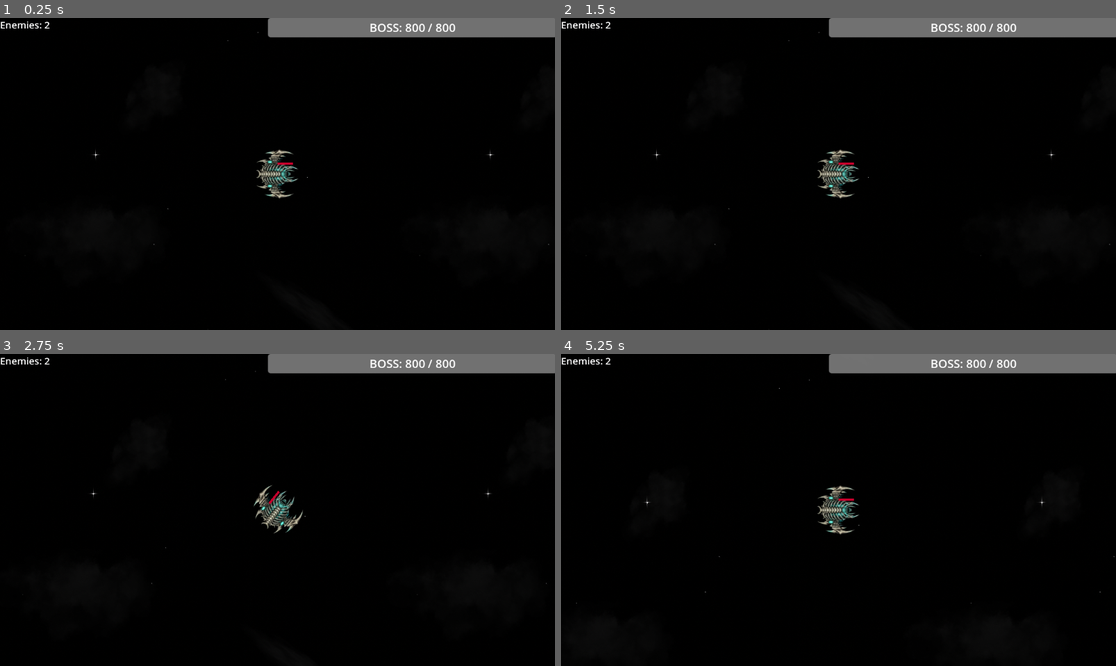
Above: before the commit, frames 1-4 (two rows, left to right).
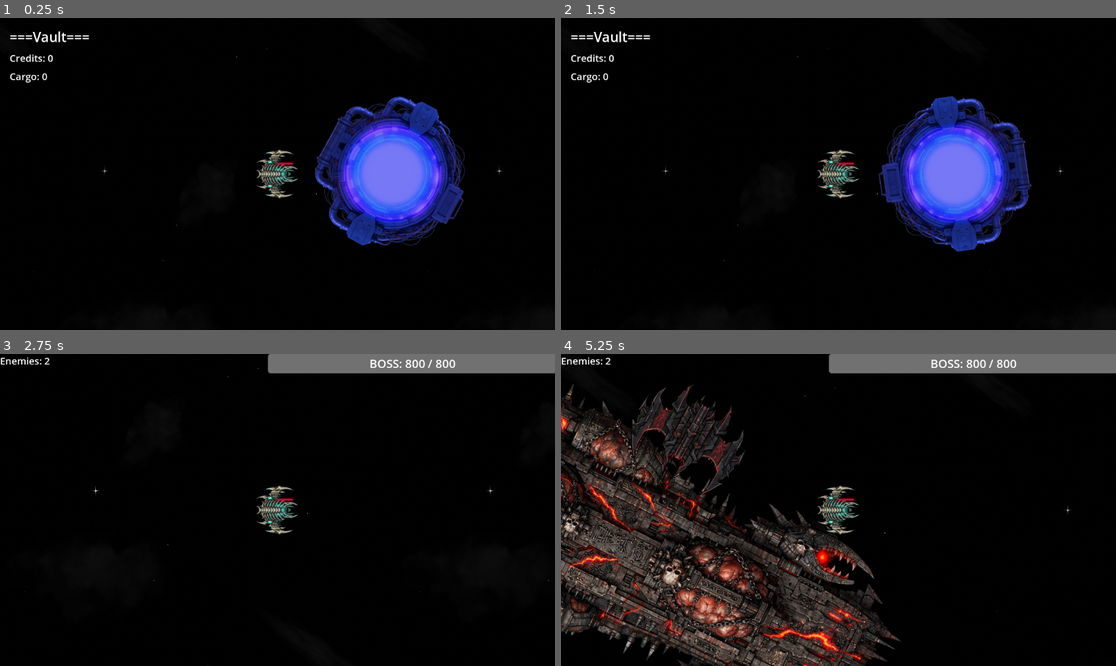
Above: after the commit, the same moments.

Repository: c0nqr/DeepSectorOperator_v1
Game: Godot game, scene res://scenes/levels/HomeMap.tscn
The game is run twice, just before and just after one commit, with the same random seed, the same clock (stepped at 60 frames per second) and the same inputs. Before the commit the project starts from res://scenes/player/TestLevel.tscn.
Inputs (mouse positions are in pixels of both pictures, inside the frame that each line leads up to):
- Up to frame 1 (0.25 s): no input
- Up to frame 2 (1.5 s): move the mouse to (960, 158) at 0.52 s; hold M (call_freighter) 0.53-1.28 s; move the mouse to (727, 189) at 1.27 s; tap Space (fire_weapon) at 1.35 s
- Up to frame 3 (2.75 s): move the mouse to (333, 441) at 2.02 s; press the mouse at (333, 441) at 2.03 s
- Up to frame 4 (5.25 s): move the mouse to (810, 572) at 2.77 s; release the mouse at (810, 572) at 2.78 s; tap Tab (target_cycle) at 2.85 s; tap Enter at 3.5 s; move the mouse to (1005, 556) at 3.52 s; hold M (call_freighter) 3.53-4.28 s; move the mouse to (672, 463) at 4.27 s; tap Space (fire_weapon) at 4.35 s; move the mouse to (866, 510) at 5.02 s; press the mouse at (866, 510) at 5.03 s

The runs differ from the first frame. In frame 1, 13% of the frame differs, in the area x 0-100%, y 0-78%; in frame 2, 13%; in frame 3, 0.7%; in frame 4, 26%, in the area x 0-100%, y 8-100%.

Commit message:
end of phase 1
done with claude sonnet 4.5 setup. still some broken things like freighter doesnt take damage and boss doesnt shoot laser.

Diff:
--- a/project.godot
+++ b/project.godot
@@ -11,7 +11,7 @@
 [application]
 
 config/name="Deep Sector Operator"
-run/main_scene="uid://cjjor362gsml6"
+run/main_scene="uid://bbloqi5c5obf7"
 config/features=PackedStringArray("4.5", "Forward Plus")
 config/icon="res://assets/icon.svg"
 
--- a/scenes/Freighter/Freighter.gd
+++ b/scenes/Freighter/Freighter.gd
@@ -122,7 +122,7 @@
 		return
 
 	var drone: CharacterBody2D = drone_scene.instantiate()
-	get_tree().root.add_child(drone)
+	get_tree().current_scene.add_child(drone)
 	drone.global_position = drone_spawn_point.global_position
 	drone.initialize(assigned_resource_node, self)
 
@@ -143,6 +143,22 @@
 		drone.initialize(node, self)
 		active_drone = drone
 		drone.drone_destroyed.connect(_on_drone_destroyed)
+
+func _spawn_replacement_drone(node: StaticBody2D) -> void:
+	if drone_scene == null:
+		return
+
+	if node == null or !is_instance_valid(node):
+		print("Resource node no longer exists, cannot spawn replacement drone")
+		return
+
+	var drone: CharacterBody2D = drone_scene.instantiate()
+	get_tree().current_scene.add_child(drone)
+	drone.global_position = drone_spawn_point.global_position
+	drone.initialize(node, self)
+	active_drone = drone
+	drone.drone_destroyed.connect(_on_drone_destroyed)
+	print("Replacement drone deployed after 5 second delay")
 
 
 func add_cargo(amount: int) -> void:
--- a/scenes/enemies/Enemy.gd
+++ b/scenes/enemies/Enemy.gd
@@ -121,12 +121,11 @@
 		return
 
 	var projectile: Area2D = projectile_scene.instantiate()
-	get_tree().root.add_child(projectile)
+	get_tree().current_scene.add_child(projectile)
 	projectile.global_position = global_position
 
 	var fire_direction: Vector2 = (current_target.global_position - global_position).normalized()
 	projectile.initialize(fire_direction, rotation)
-
 
 func find_nearest_target() -> void:
 	var potential_targets: Array[Node2D] = []
--- /dev/null
+++ b/scenes/levels/HomeMap.gd
@@ -0,0 +1,13 @@
+extends Node2D
+
+@onready var player: CharacterBody2D = $Player
+
+
+func _ready() -> void:
+	print("=== HOME MAP LOADED ===")
+	print("Vault Credits: ", GlobalData.vault.credits)
+	print("Current Cargo: ", GlobalData.cargo.current_resources)
+
+	if LevelManager:
+		LevelManager.register_level_root(self)
+		LevelManager.register_player(player)
--- a/scenes/levels/HomeMap.tscn
+++ b/scenes/levels/HomeMap.tscn
@@ -1,15 +1,39 @@
-[gd_scene load_steps=3 format=3 uid="uid://bbloqi5c5obf7"]
+[gd_scene load_steps=7 format=3 uid="uid://bbloqi5c5obf7"]
 
-[ext_resource type="Texture2D" uid="uid://4vhrcupywsqf" path="res://assets/gate1.png" id="1_5j8lu"]
-
-[sub_resource type="CircleShape2D" id="CircleShape2D_03cd5"]
+[ext_resource type="Script" uid="uid://ci6xa4vc7717u" path="res://scenes/levels/HomeMap.gd" id="1_ysfgw"]
+[ext_resource type="Texture2D" uid="uid://bhuryfnojcm6s" path="res://assets/SpaceLax1-Stars.png" id="2_5ncun"]
+[ext_resource type="Texture2D" uid="uid://bpqrutypcyoye" path="res://assets/SpaceLax1-Gas.png" id="3_i7l5b"]
+[ext_resource type="PackedScene" uid="uid://b1kn7nbt802wj" path="res://scenes/player/Player.tscn" id="4_pitbg"]
+[ext_resource type="PackedScene" uid="uid://b0hshtfr52fux" path="res://scenes/levels/Portal.tscn" id="5_wru4p"]
+[ext_resource type="PackedScene" uid="uid://cvqoq55wcwb4e" path="res://scenes/ui/HomeMapUI.tscn" id="6_5ncun"]
 
 [node name="HomeMap" type="Node2D"]
+script = ExtResource("1_ysfgw")
 
-[node name="Area2D" type="Area2D" parent="."]
+[node name="Parallax2D" type="Parallax2D" parent="."]
+scroll_scale = Vector2(0.05, 0.05)
+repeat_size = Vector2(1024, 1024)
+repeat_times = 6
 
-[node name="Sprite2D" type="Sprite2D" parent="Area2D"]
-texture = ExtResource("1_5j8lu")
+[node name="Sprite2D" type="Sprite2D" parent="Parallax2D"]
+texture = ExtResource("2_5ncun")
 
-[node name="CollisionShape2D" type="CollisionShape2D" parent="Area2D"]
-shape = SubResource("CircleShape2D_03cd5")
+[node name="Parallax2D2" type="Parallax2D" parent="."]
+scroll_scale = Vector2(0.3, 0.3)
+repeat_size = Vector2(1024, 1024)
+repeat_times = 6
+
+[node name="Sprite2D" type="Sprite2D" parent="Parallax2D2"]
+texture = ExtResource("3_i7l5b")
+
+[node name="Player" parent="." instance=ExtResource("4_pitbg")]
+position = Vector2(500, 300)
+
+[node name="Portal" parent="." instance=ExtResource("5_wru4p")]
+position = Vector2(800, 300)
+portal_type = "test_level"
+
+[node name="Camera2D" type="Camera2D" parent="."]
+position = Vector2(500, 300)
+
+[node name="HomeMapUI" parent="." instance=ExtResource("6_5ncun")]
--- a/scenes/levels/Portal.gd
+++ b/scenes/levels/Portal.gd
@@ -12,7 +12,19 @@
 func _ready() -> void:
 	body_entered.connect(_on_body_entered)
 	add_to_group("portals")
-	print("Portal spawned: ", portal_type)
+
+	# Color code portals
+	if portal_type == "home":
+		sprite.modulate = Color(0.3, 1.0, 0.3)  # Green for home
+		print("Home Portal spawned")
+	elif portal_type == "next_level":
+		sprite.modulate = Color(1.0, 0.5, 0.0)  # Orange for next level
+		print("Next Level Portal spawned")
+	elif portal_type == "test_level":
+		sprite.modulate = Color(0.5, 0.5, 1.0)  # Blue for test level
+		print("Test Level Portal spawned")
+	else:
+		sprite.modulate = Color(1.0, 1.0, 1.0)  # White default
 
 
 func _process(delta: float) -> void:
@@ -24,8 +36,16 @@
 		print("Player entered portal: ", portal_type)
 		portal_entered.emit(portal_type)
 
-		if LevelManager:
-			if portal_type == "home":
-				LevelManager.transition_to_vault()
-			elif portal_type == "next_level":
-				LevelManager.transition_to_next_level()
+		call_deferred("_change_scene")
+
+
+func _change_scene() -> void:
+	if portal_type == "home":
+		get_tree().change_scene_to_file("res://scenes/levels/HomeMap.tscn")
+	elif portal_type == "next_level":
+		print("Next level not implemented yet - staying in current scene")
+		# TODO: Implement next level transition
+	elif portal_type == "test_level":
+		get_tree().change_scene_to_file("res://scenes/levels/TestLevel.tscn")
+	else:
+		push_error("Unknown portal type: " + portal_type)
--- a/scenes/player/TestLevel.gd
+++ b/scenes/levels/TestLevel.gd
@@ -5,10 +5,15 @@
 
 
 func _ready() -> void:
+	print("=== TEST LEVEL LOADED ===")
+
 	if LevelManager:
 		LevelManager.register_level_root(self)
 		LevelManager.portal_spawn_position = Vector2(1500, 0)
 		LevelManager.portal_scene = preload("res://scenes/levels/Portal.tscn")
+		LevelManager.current_state = LevelManager.LevelState.SCOUTING
 
 	if boss != null and boss_health_bar != null:
 		boss_health_bar.initialize(boss)
+
+	print("Current Cargo: ", GlobalData.cargo.current_resources)
--- a/scenes/player/TestLevel.tscn
+++ b/scenes/levels/TestLevel.tscn
@@ -1,6 +1,6 @@
 [gd_scene load_steps=11 format=3 uid="uid://cjjor362gsml6"]
 
-[ext_resource type="Script" uid="uid://ddsdvhq7ebick" path="res://scenes/player/TestLevel.gd" id="1_8m66r"]
+[ext_resource type="Script" uid="uid://ddsdvhq7ebick" path="res://scenes/levels/TestLevel.gd" id="1_8m66r"]
 [ext_resource type="PackedScene" uid="uid://b1kn7nbt802wj" path="res://scenes/player/Player.tscn" id="1_lqkqs"]
 [ext_resource type="PackedScene" uid="uid://ckfjf2nvuqp6k" path="res://scenes/enemies/Enemy.tscn" id="2_lasrm"]
 [ext_resource type="PackedScene" uid="uid://dx30chntocoqm" path="res://scenes/resources/ResourceNode.tscn" id="3_6q7ns"]
--- a/scenes/player/Player.gd
+++ b/scenes/player/Player.gd
@@ -148,12 +148,11 @@
 		return
 
 	var projectile: Area2D = projectile_scene.instantiate()
-	get_tree().root.add_child(projectile)
+	get_tree().current_scene.add_child(projectile)
 	projectile.global_position = weapon_mount.global_position
 
 	var fire_direction: Vector2 = Vector2.RIGHT.rotated(rotation)
 	projectile.initialize(fire_direction, rotation)
-
 
 func cycle_target() -> void:
 	var enemies: Array = get_tree().get_nodes_in_group("enemies")
@@ -246,4 +245,17 @@
 	print("Player took ", amount, " damage. HP: ", current_health, "/", max_health)
 
 	if current_health <= 0:
-		print("Player would die here (death deferred to Phase 4)")
+		die()
+
+
+func die() -> void:
+	print("=== PLAYER DIED ===")
+	print("Lost cargo: ", GlobalData.cargo.current_resources)
+
+	GlobalData.reset_cargo()
+
+	call_deferred("_change_to_home")
+
+
+func _change_to_home() -> void:
+	get_tree().change_scene_to_file("res://scenes/levels/HomeMap.tscn")
--- a/scenes/resources/ResourceNode.gd
+++ b/scenes/resources/ResourceNode.gd
@@ -3,16 +3,19 @@
 @export var max_resources: int = 100
 @export var mining_rate: int = 5
 @export var enemy_scene: PackedScene
-@export var spawn_interval_start: float = 5.0
-@export var spawn_interval_min: float = 2.0
-@export var spawn_acceleration: float = 0.9
+@export var enemies_per_wave: int = 10
+@export var total_waves: int = 3
+@export var delay_between_waves: float = 10.0
+@export var spawn_interval_within_wave: float = 0.5
 
 var current_resources: int = 0
 var is_mouse_hovering: bool = false
 var is_being_mined: bool = false
-var spawn_timer: float = 0.0
-var current_spawn_interval: float = 5.0
-var enemies_spawned: int = 0
+var current_wave: int = 0
+var enemies_spawned_this_wave: int = 0
+var wave_spawn_timer: float = 0.0
+var wave_delay_timer: float = 0.0
+var waiting_for_next_wave: bool = false
 
 @onready var hover_detector: Area2D = $HoverDetector
 @onready var parking_marker: Node2D = $ParkingMarker
@@ -25,7 +28,6 @@
 
 func _ready() -> void:
 	current_resources = max_resources
-	current_spawn_interval = spawn_interval_start
 	add_to_group("resource_nodes")
 
 	hover_detector.mouse_entered.connect(_on_mouse_entered)
@@ -58,13 +60,36 @@
 
 
 func process_wave_spawning(delta: float) -> void:
-	spawn_timer -= delta
+	if current_wave >= total_waves:
+		return
 
-	if spawn_timer <= 0.0:
+	if waiting_for_next_wave:
+		wave_delay_timer -= delta
+		if wave_delay_timer <= 0.0:
+			waiting_for_next_wave = false
+			current_wave += 1
+			enemies_spawned_this_wave = 0
+			wave_spawn_timer = 0.0
+
+			if current_wave < total_waves:
+				print(name, " - Wave ", current_wave + 1, " starting!")
+		return
+
+	wave_spawn_timer -= delta
+
+	if wave_spawn_timer <= 0.0 and enemies_spawned_this_wave < enemies_per_wave:
 		spawn_enemy()
-		spawn_timer = current_spawn_interval
+		enemies_spawned_this_wave += 1
+		wave_spawn_timer = spawn_interval_within_wave
 
-		current_spawn_interval = max(current_spawn_interval * spawn_acceleration, spawn_interval_min)
+		if enemies_spawned_this_wave >= enemies_per_wave:
+			if current_wave < total_waves - 1:
+				waiting_for_next_wave = true
+				wave_delay_timer = delay_between_waves
+				print(name, " - Wave ", current_wave + 1, " complete. Next wave in ", delay_between_waves, " seconds.")
+			else:
+				current_wave = total_waves
+				print(name, " - All waves complete!")
 
 
 func spawn_enemy() -> void:
@@ -73,12 +98,10 @@
 		return
 
 	var enemy: CharacterBody2D = enemy_scene.instantiate()
-	get_tree().root.add_child(enemy)
+	get_tree().current_scene.add_child(enemy)
 	enemy.global_position = enemy_spawn_point.global_position
 
-	enemies_spawned += 1
-	print("Wave enemy spawned (", enemies_spawned, ") at ", name)
-
+	print(name, " - Wave ", current_wave + 1, ": Enemy ", enemies_spawned_this_wave + 1, "/", enemies_per_wave, " spawned")
 
 func extract_resources(amount: int) -> int:
 	var extracted: int = min(amount, current_resources)
@@ -98,15 +121,16 @@
 
 func _on_mining_started() -> void:
 	is_being_mined = true
-	spawn_timer = spawn_interval_start
-	current_spawn_interval = spawn_interval_start
-	enemies_spawned = 0
-	print(name, " mining started - waves beginning")
+	current_wave = 0
+	enemies_spawned_this_wave = 0
+	wave_spawn_timer = 0.0
+	waiting_for_next_wave = false
+	print(name, " - Mining started. Wave 1 beginning!")
 
 
 func _on_mining_completed() -> void:
 	is_being_mined = false
-	print(name, " mining completed - waves stopped")
+	print(name, " - Mining completed. Waves stopped.")
 
 
 func _on_mouse_entered() -> void:
--- /dev/null
+++ b/scenes/ui/HomeMapUI.gd
@@ -0,0 +1,24 @@
+extends CanvasLayer
+
+@onready var vault_label: Label = $Container/VBoxContainer/VaultLabel
+@onready var cargo_label: Label = $Container/VBoxContainer/CargoLabel
+
+
+func _ready() -> void:
+	GlobalData.credits_changed.connect(_on_credits_changed)
+	GlobalData.cargo_changed.connect(_on_cargo_changed)
+
+	update_display()
+
+
+func update_display() -> void:
+	vault_label.text = "Credits: " + str(GlobalData.vault.credits)
+	cargo_label.text = "Cargo: " + str(GlobalData.cargo.current_resources)
+
+
+func _on_credits_changed(new_amount: int) -> void:
+	vault_label.text = "Credits: " + str(new_amount)
+
+
+func _on_cargo_changed(new_amount: int) -> void:
+	cargo_label.text = "Cargo: " + str(new_amount)
--- /dev/null
+++ b/scenes/ui/HomeMapUI.tscn
@@ -0,0 +1,39 @@
+[gd_scene load_steps=2 format=3 uid="uid://cvqoq55wcwb4e"]
+
+[ext_resource type="Script" uid="uid://dfba7hd0xhcsm" path="res://scenes/ui/HomeMapUI.gd" id="1_mxus0"]
+
+[node name="HomeMapUI" type="CanvasLayer"]
+script = ExtResource("1_mxus0")
+
+[node name="Container" type="Control" parent="."]
+custom_minimum_size = Vector2(300, 200)
+layout_mode = 3
+anchors_preset = 0
+offset_left = 20.0
+offset_top = 20.0
+offset_right = 60.0
+offset_bottom = 60.0
+
+[node name="VBoxContainer" type="VBoxContainer" parent="Container"]
+layout_mode = 1
+anchors_preset = 15
+anchor_right = 1.0
+anchor_bottom = 1.0
+grow_horizontal = 2
+grow_vertical = 2
+theme_override_constants/separation = 10
+
+[node name="TitleLabel" type="Label" parent="Container/VBoxContainer"]
+layout_mode = 2
+theme_override_font_sizes/font_size = 28
+text = "===Vault==="
+
+[node name="VaultLabel" type="Label" parent="Container/VBoxContainer"]
+layout_mode = 2
+theme_override_font_sizes/font_size = 20
+text = "Credits: 0"
+
+[node name="CargoLabel" type="Label" parent="Container/VBoxContainer"]
+layout_mode = 2
+theme_override_font_sizes/font_size = 20
+text = "Cargo: 0"
--- a/scripts/autoloads/LevelManager.gd
+++ b/scripts/autoloads/LevelManager.gd
@@ -5,7 +5,6 @@
 var current_level_root: Node2D = null
 
 @export var boss_waiting_position: Vector2 = Vector2(1500, -500)
-
 @export var portal_spawn_position: Vector2 = Vector2(1500, 0)
 @export var portal_scene: PackedScene
 
@@ -71,7 +70,7 @@
 	current_state = LevelState.LEVEL_COMPLETE
 	boss_defeated.emit()
 
-	spawn_portals()
+	call_deferred("spawn_portals")
 
 
 func spawn_portals() -> void:
@@ -79,19 +78,29 @@
 		push_error("Portal scene not assigned to LevelManager!")
 		return
 
-	var portal: Area2D = portal_scene.instantiate()
-	current_level_root.add_child(portal)
-	portal.global_position = portal_spawn_position
-	portal.portal_type = "next_level"
+	if current_level_root == null or !is_instance_valid(current_level_root):
+		push_error("Level root not registered!")
+		return
 
-	print("Portal spawned at: ", portal_spawn_position)
+	var home_portal: Area2D = portal_scene.instantiate()
+	current_level_root.add_child(home_portal)
+	home_portal.global_position = portal_spawn_position + Vector2(-100, 0)
+	home_portal.portal_type = "home"
+	print("Home portal spawned at: ", home_portal.global_position)
+
+	var next_portal: Area2D = portal_scene.instantiate()
+	current_level_root.add_child(next_portal)
+	next_portal.global_position = portal_spawn_position + Vector2(100, 0)
+	next_portal.portal_type = "next_level"
+	print("Next Level portal spawned at: ", next_portal.global_position)
 
 
 func transition_to_vault() -> void:
 	GlobalData.transfer_cargo_to_vault()
-	get_tree().change_scene_to_file("res://scenes/levels/main_menu.tscn")
+	get_tree().change_scene_to_file("res://scenes/levels/HomeMap.tscn")
 
 
 func transition_to_next_level() -> void:
 	GlobalData.cargo.current_level += 1
 	level_transition_requested.emit(GlobalData.cargo.current_level)
+	print("Next level transition not implemented yet")
Not shown, added: scenes/levels/HomeMap.gd.uid
Renamed: scenes/player/TestLevel.gd.uid -> scenes/levels/TestLevel.gd.uid
Not shown, added: scenes/ui/HomeMapUI.gd.uid
